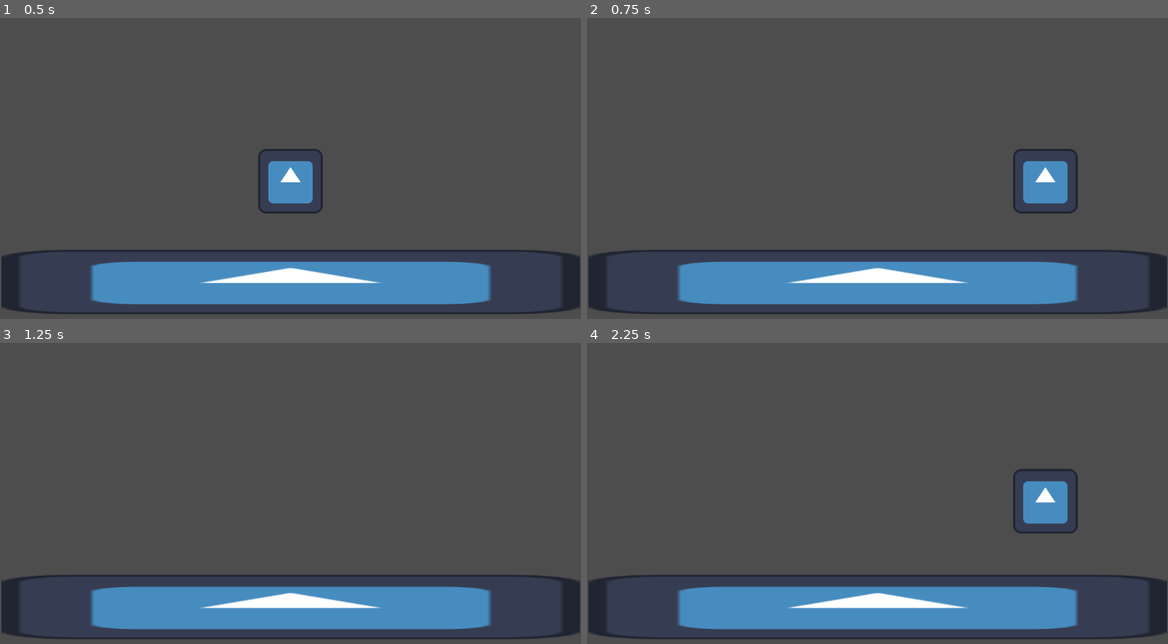
Above: before the commit, frames 1-4 (two rows, left to right).
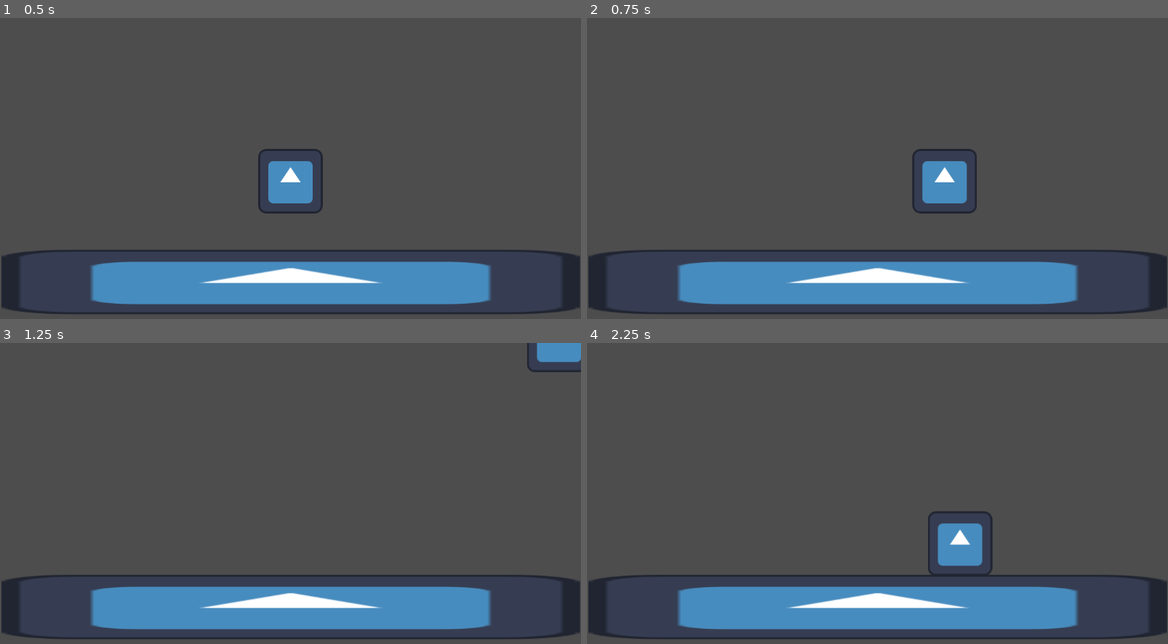
Above: after the commit, the same moments.

Repository: tigerchris2000/LudumDare55
Game: Godot game, scene res://Scenes/test.tscn
Same seed, same stepped clock (60 frames per second), same inputs: the game is played once before the commit and once after it. The engine's default icon, where the game draws it, is replaced by a stand-in: a white triangle on a blue panel in a dark square.
Inputs:
- Up to frame 1 (0.5 s): no input
- Up to frame 2 (0.75 s): tap Enter (dev) at 0.5 s; hold D (Right) from 0.53 s (still down); hold ] (Dev_Add) from 0.53 s (still down)
- Up to frame 3 (1.25 s): keep holding D (Right); keep holding ] (Dev_Add); tap W (Jump) at 0.77 s
- Up to frame 4 (2.25 s): release D (Right) at 1.28 s; release ] (Dev_Add) at 1.28 s; hold A (Left) 1.28-2.03 s; tap / (Dev_Sub) at 1.35 s; tap W (Jump) at 1.52 s; hold D (Right) from 2.03 s (still down); tap Enter (dev) at 2.1 s

Frame 1 is identical in both runs. In frame 2, 2.8% of the frame differs, in the area x 55-85%, y 43-65%; in frame 3, 0.6%; in frame 4, 2.8%, in the area x 58-85%, y 41-78%.

Commit message:
???

Diff:
--- a/Godot/Scenes/test.tscn
+++ b/Godot/Scenes/test.tscn
@@ -16,10 +16,11 @@
 lock_rotation = true
 angular_damp = -1.0
 script = ExtResource("1_jjbk4")
-max_speed = 2000.0
+max_speed = 800.0
 acc = 1000.0
 dec = 1000.0
-jump_height = 100.0
+jump_height = 1600.0
+grav = 3600.0
 
 [node name="CollisionShape2D" type="CollisionShape2D" parent="Player"]
 position = Vector2(0.5, 0)
